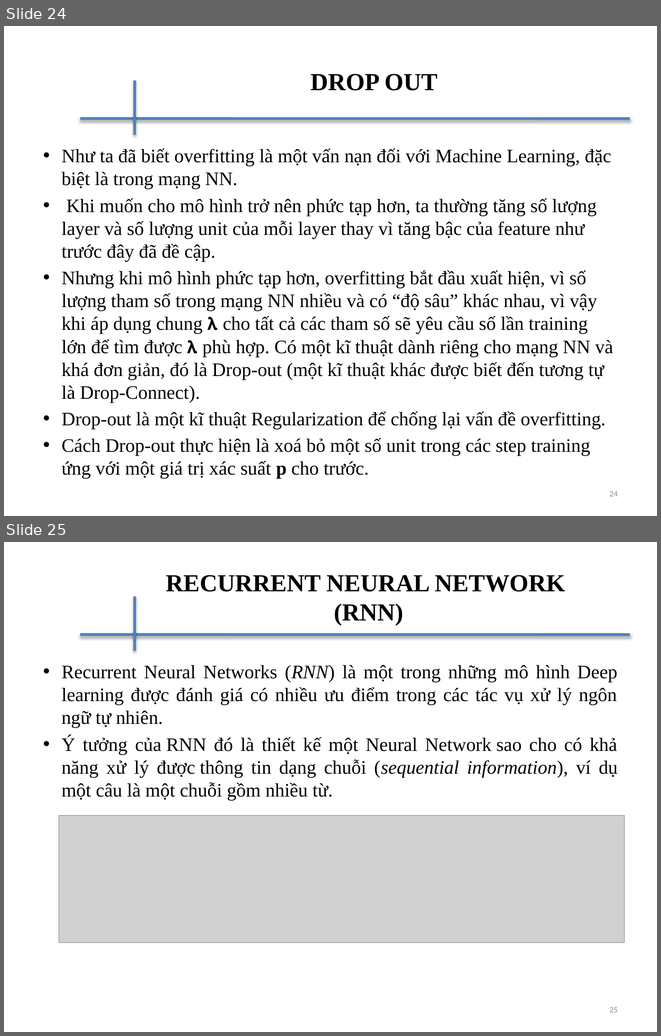
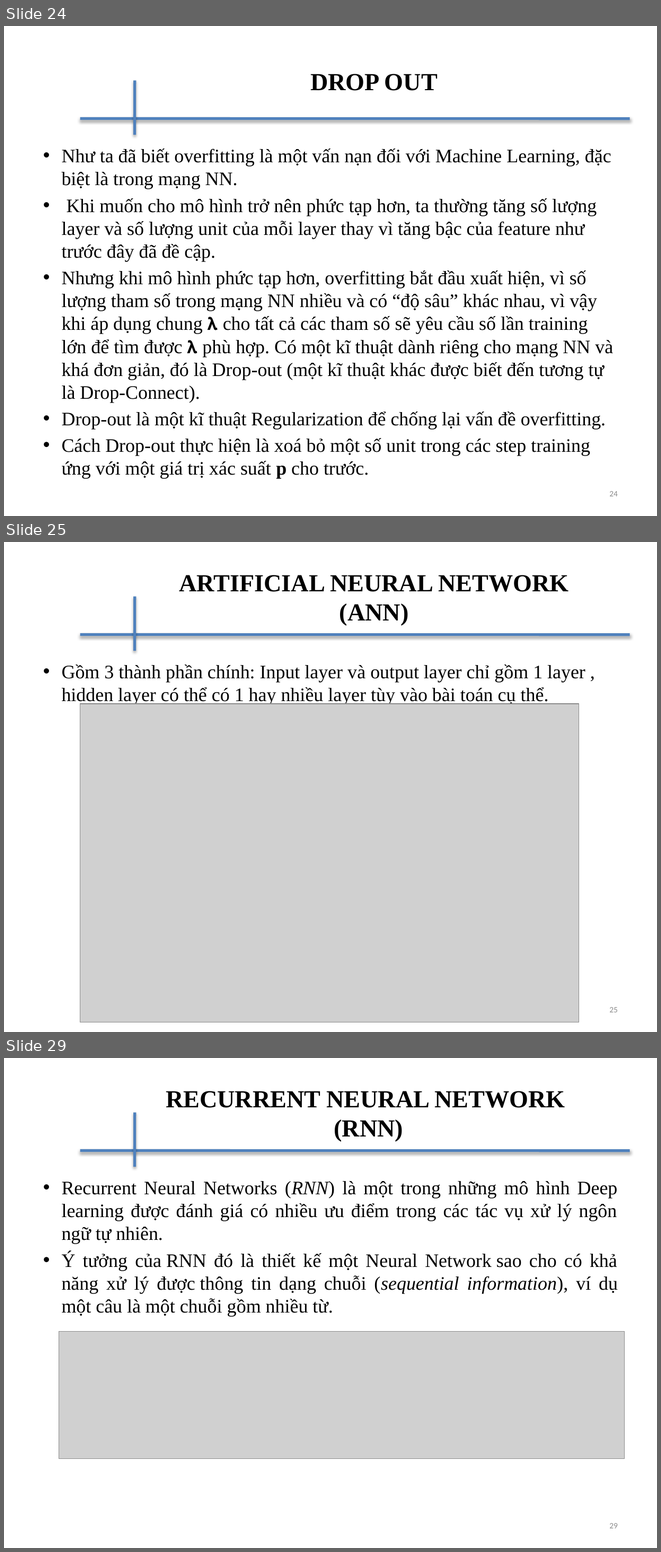
Before and after one commit to daithinh2401/Master_2019, a slide deck: Machine_Learning/ML_Mid_Slide.pptx. Shown one above the other, each under a label of ours: slides 24 and 25 before the commit, slides 24, 25 and 29 after it; the slides between them are not shown. The pictures are 661x1036 and 661x1552 pixels, drawn with LibreOffice and Linux fonts; fonts in the diff are those of the drawing; grey boxes stand for pictures; background and template pictures are left out. Boxes give left, top, right and bottom in pixels: in the first picture for what was removed or moved away, otherwise in the second. Text is boxed around its words. In the diff, an @@ line names an element or a change of style, - is before the commit and + after.

```diff
--- a/Machine_Learning/ML_Mid_Slide.pptx
+++ b/Machine_Learning/ML_Mid_Slide.pptx
@@ slide 25 added at (x1=4, y1=542, x2=657, y2=1032), background #FFFFFF; not listed: 2 template elements that a slide beside it also shows @@
@@ title added at (x1=179, y1=575, x2=568, y2=626), 27 pt, text #000000, bold @@
+ARTIFICIAL NEURAL NETWORK
+(ANN)
@@ text added at (x1=62, y1=664, x2=585, y2=705), 21 pt, text #000000 @@
+• Gồm 3 thành phần chính: Input layer và output layer chỉ gồm 1 layer , hidden layer có thể có 1 hay nhiều layer tùy vào bài toán cụ thể.
@@ picture added at (x1=80, y1=704, x2=579, y2=1023) @@
@@ page number added at (x1=609, y1=1007, x2=618, y2=1012), 9 pt, text #8C8C8C @@
+25
@@ what was slide 25 is now slide 29 @@
@@ page number at (x1=609, y1=1523, x2=618, y2=1528): text changed @@
-25
+29
```
Also in this commit, not shown: 3 slides changed, 7 other slides added, 2 slides removed, 8 other files.
